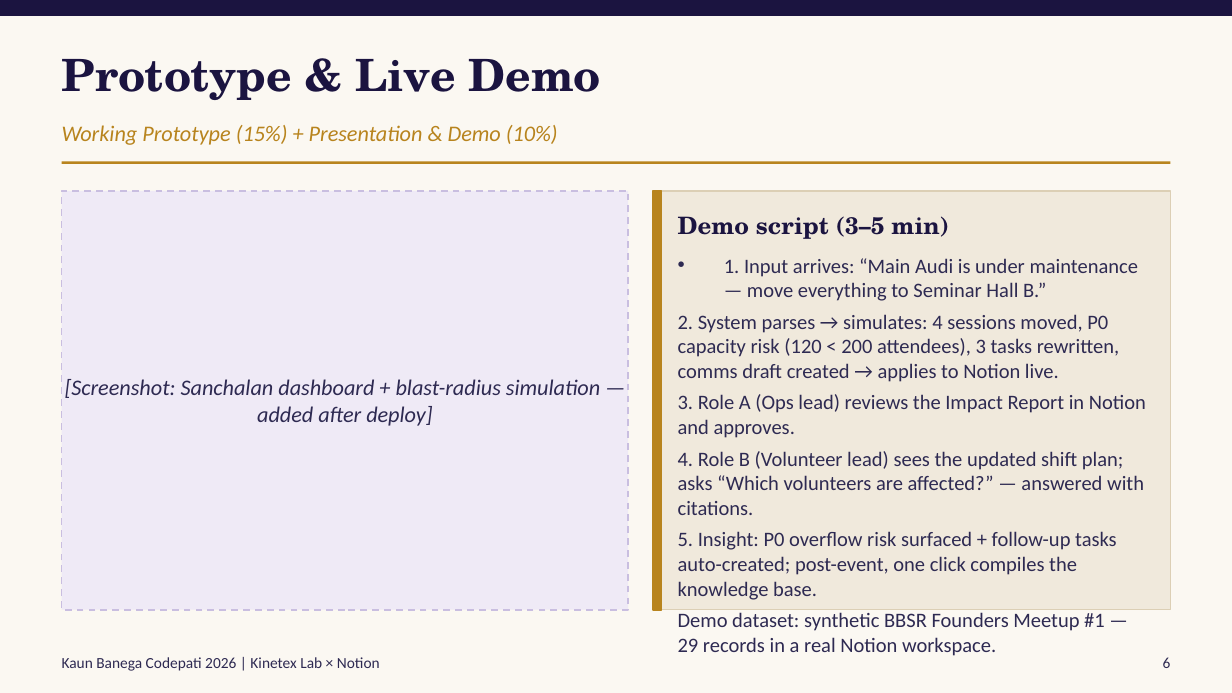
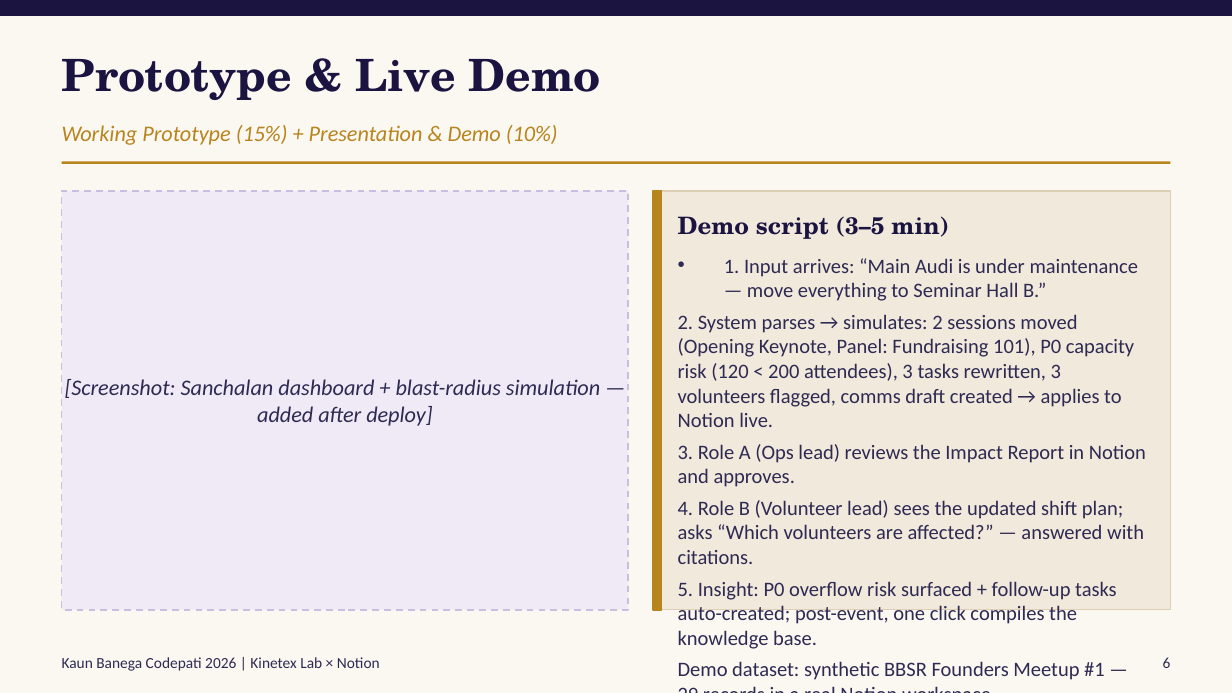
Before and after one commit to lunasticgold-hub/sanchalan, a slide deck: slide 6 of Sanchalan_KBC2026_Pitch.pptx. Drawn at 1232x693 pixels with LibreOffice and Linux fonts; fonts in the diff are those of the drawing. Boxes give left, top, right and bottom in pixels: in the first picture for what was removed or moved away, otherwise in the second. Text is boxed around its words. In the diff, an @@ line names an element or a change of style, - is before the commit and + after.

Commit message:
Deck: correct blast-radius numbers to verified demo (2 sessions, 3 volunteers)

```diff
--- a/Sanchalan_KBC2026_Pitch.pptx
+++ b/Sanchalan_KBC2026_Pitch.pptx
@@ text at [678,314,1134,427]: text changed @@
-2. System parses → simulates: 4 sessions moved, P0 capacity risk (120 < 200 attendees), 3 tasks rewritten, comms draft created → applies to Notion live.
+2. System parses → simulates: 2 sessions moved (Opening Keynote, Panel: Fundraising 101), P0 capacity risk (120 < 200 attendees), 3 tasks rewritten, 3 volunteers flagged, comms draft created → applies to Notion live.
```
Also in this commit, not shown: 1 other slide changed.
